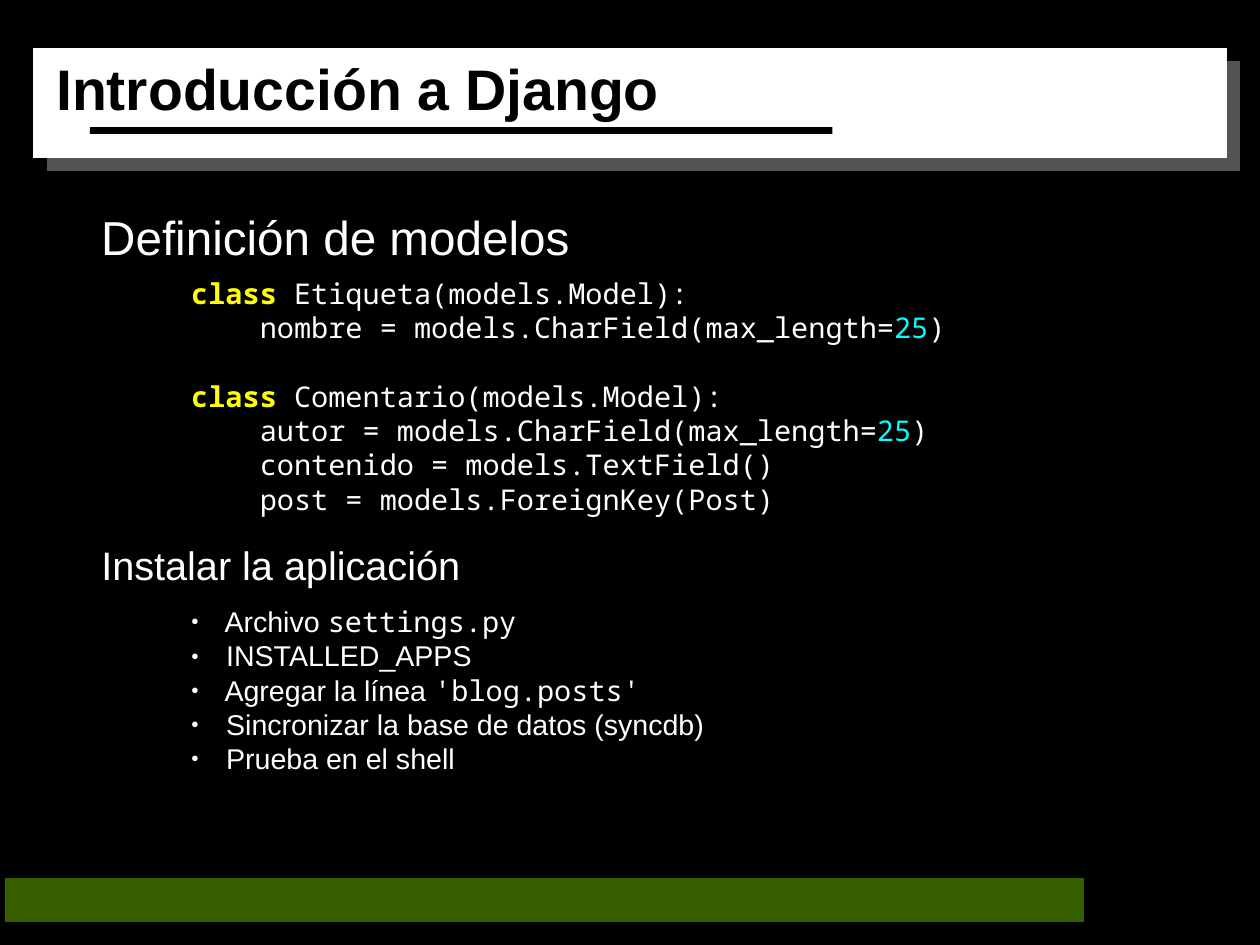
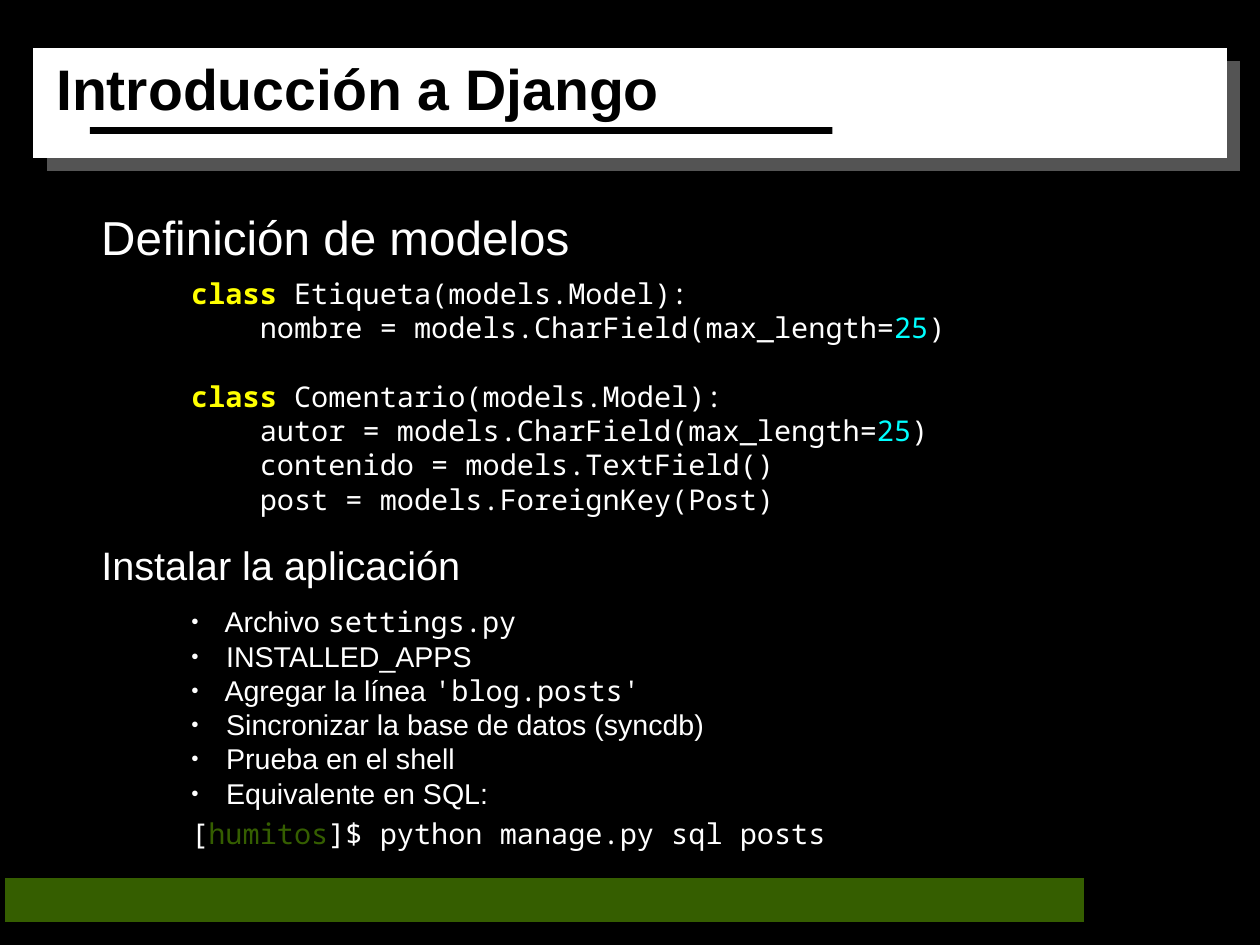
Before and after one commit to humitos/scripts, a slide deck: slide 9 of charlas/django/FM_La_Tribu-2010.odp. Drawn at 1260x945 pixels with LibreOffice and Linux fonts; fonts in the diff are those of the drawing. Boxes give left, top, right and bottom in pixels: in the first picture for what was removed or moved away, otherwise in the second. Text is boxed around its words. In the diff, an @@ line names an element or a change of style, - is before the commit and + after.

```diff
--- a/charlas/django/FM_La_Tribu-2010.odp
+++ b/charlas/django/FM_La_Tribu-2010.odp
@@ text at [226,783,488,809]: paragraph added @@
+● Equivalente en SQL:
@@ text added at [191,822,826,851], 18 pt, text #FFFFFF @@
+[humitos]$ python manage.py sql posts
```
Also in this commit, not shown: 5 other slides changed, 13 other files.
